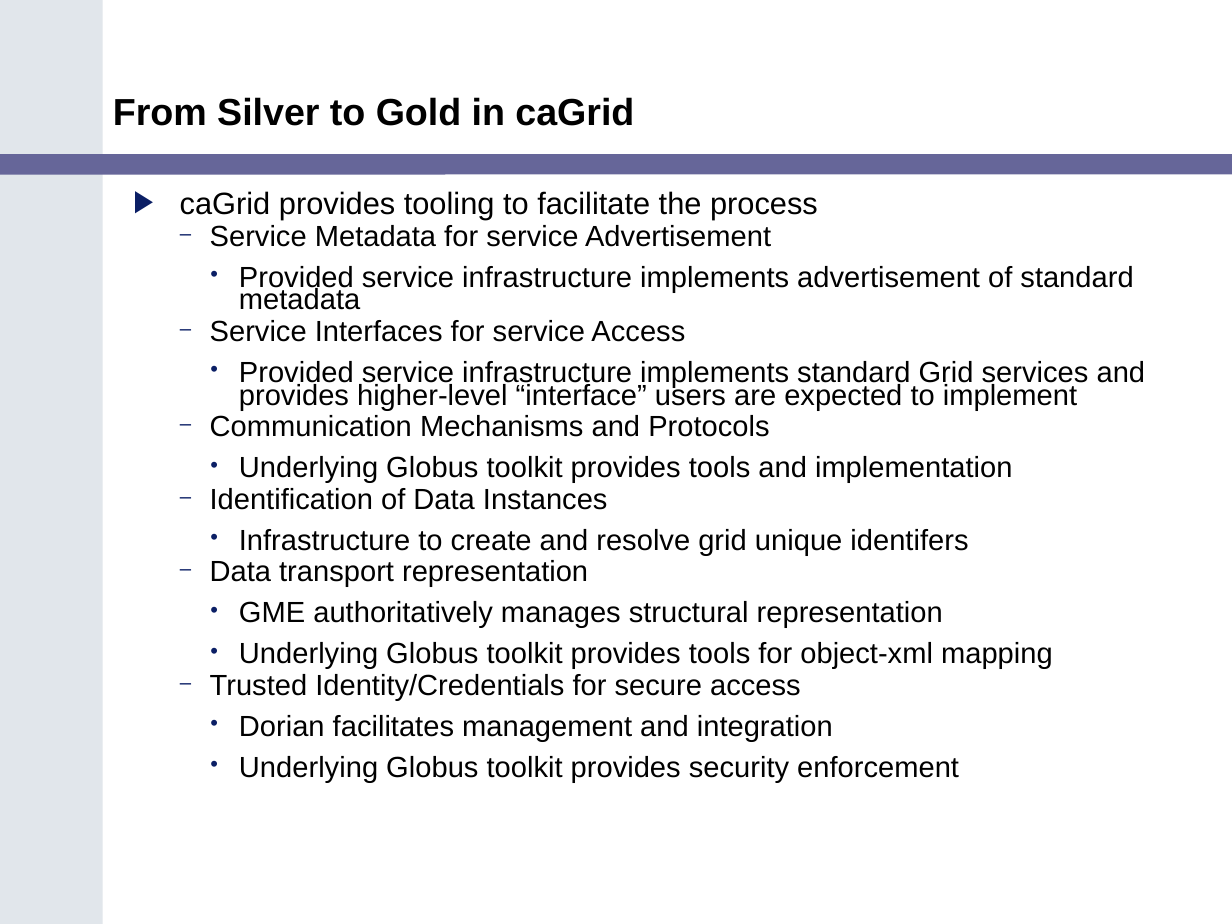
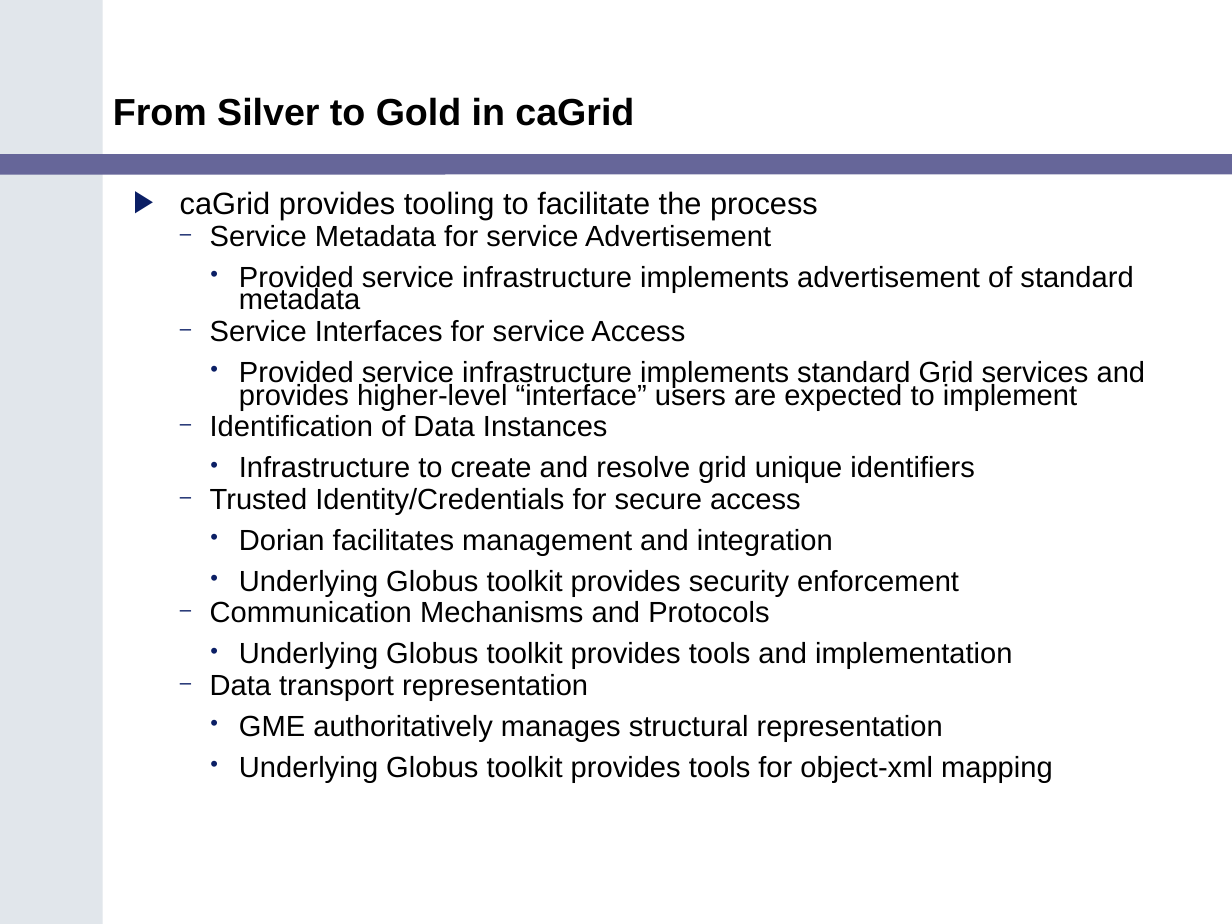
Before and after one commit to NCIP/cagrid-portal, a slide deck: slide 10 of cagrid-1-0/Documentation/presentations/200602_VCDE_ARCH/Gold_Review_Arch_VCDE_Feb1.ppt. Drawn at 1232x924 pixels with LibreOffice and Linux fonts; fonts in the diff are those of the drawing; background and template pictures are left out. Boxes give left, top, right and bottom in pixels: in the first picture for what was removed or moved away, otherwise in the second. Text is boxed around its words. In the diff, an @@ line names an element or a change of style, - is before the commit and + after.

Commit message:
more updates

```diff
--- a/cagrid-1-0/Documentation/presentations/200602_VCDE_ARCH/Gold_Review_Arch_VCDE_Feb1.ppt
+++ b/cagrid-1-0/Documentation/presentations/200602_VCDE_ARCH/Gold_Review_Arch_VCDE_Feb1.ppt
@@ text at (x1=210, y1=415, x2=975, y2=596): paragraphs added @@
+  – Identification of Data Instances
+    • Infrastructure to create and resolve grid unique identifiers
+  – Trusted Identity/Credentials for secure access
+    • Dorian facilitates management and integration
+    • Underlying Globus toolkit provides security enforcement
@@ text at (x1=210, y1=488, x2=968, y2=555): paragraphs removed @@
-  – Identification of Data Instances
-    • Infrastructure to create and resolve grid unique identifers
@@ text at (x1=210, y1=674, x2=959, y2=782): paragraphs removed @@
-  – Trusted Identity/Credentials for secure access
-    • Dorian facilitates management and integration
-    • Underlying Globus toolkit provides security enforcement
```
Also in this commit, not shown: 6 other slides changed.
